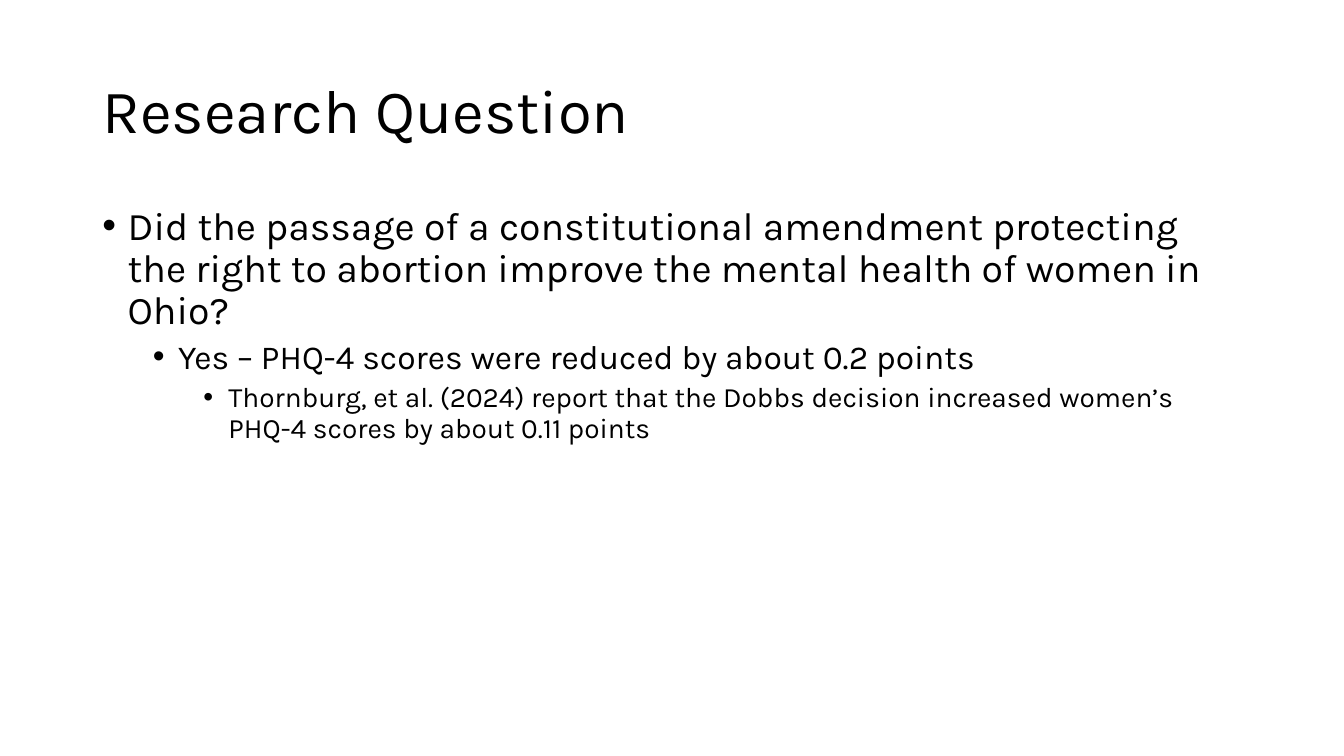
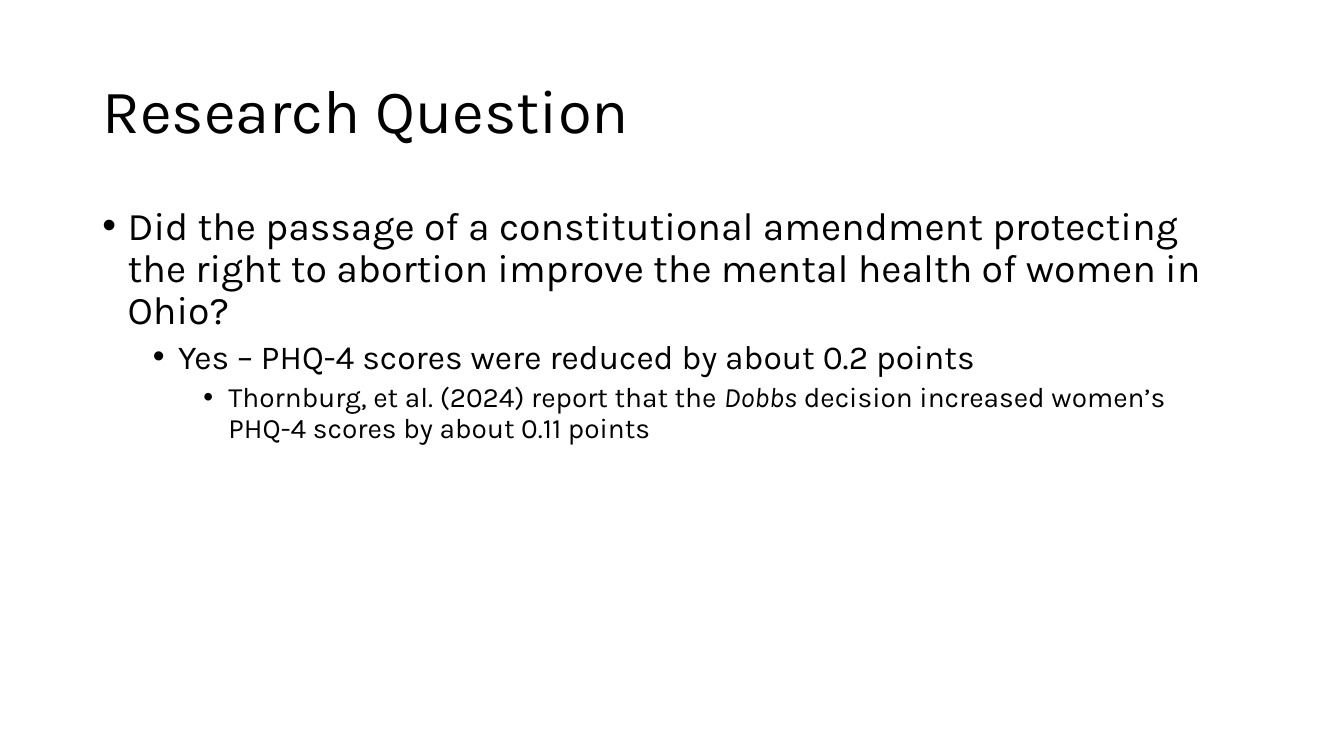
Before and after one commit to appittman/abortion-amendments, a slide deck: slide 13 of asapresentation2025_ap.pptx. Drawn at 1344x756 pixels with LibreOffice and Linux fonts; fonts in the diff are those of the drawing. Boxes give left, top, right and bottom in pixels: in the first picture for what was removed or moved away, otherwise in the second. Text is boxed around its words. In the diff, an @@ line names an element or a change of style, - is before the commit and + after.

```diff
--- a/asapresentation2025_ap.pptx
+++ b/asapresentation2025_ap.pptx
@@ text at (228, 386, 1165, 445): italic on in "Dobbs" @@
```
Also in this commit, not shown: 5 other slides changed, 3 other files.
